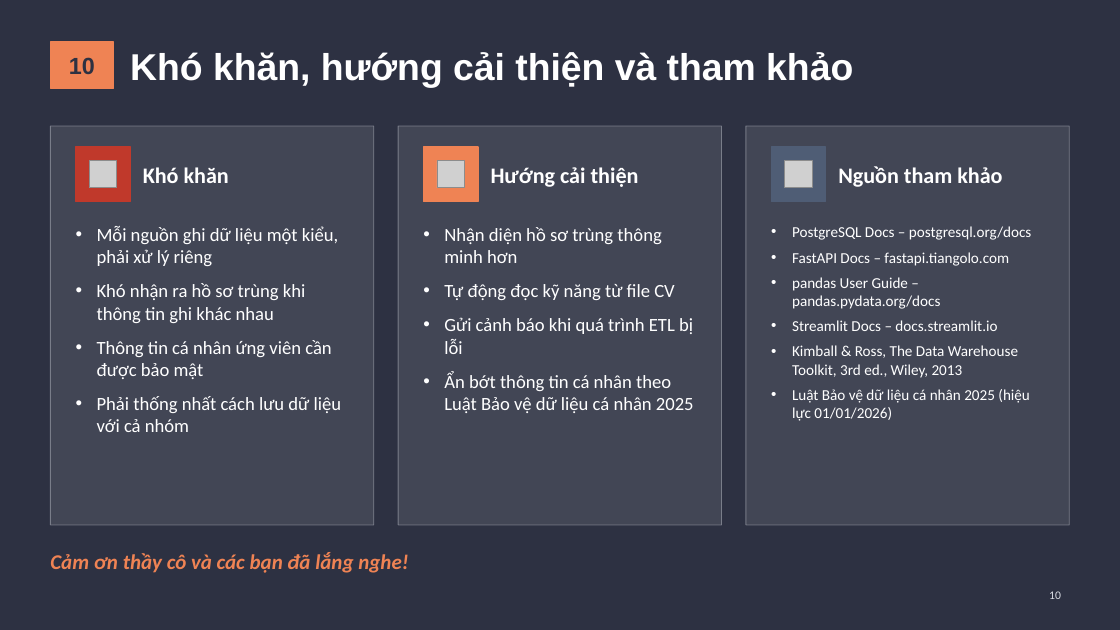
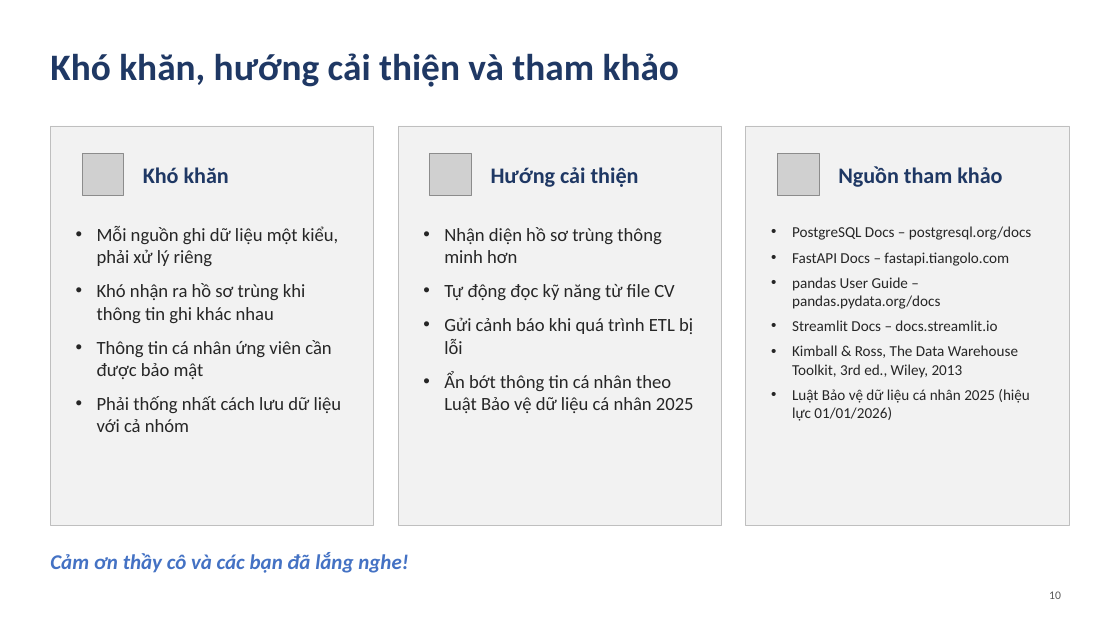
Before and after one commit to PhucHoang3010/Vietnamese-News-Classification, a slide deck: slide 10 of bai_tap_python_nhom8/task1_nguyen_phan_khanh_vy/2431540032_NguyenPhanKhanhVy.pptx. Drawn at 1120x630 pixels with LibreOffice and Linux fonts; fonts in the diff are those of the drawing; grey boxes stand for pictures. Boxes give left, top, right and bottom in pixels: in the first picture for what was removed or moved away, otherwise in the second. Text is boxed around its words. In the diff, an @@ line names an element or a change of style, - is before the commit and + after.

```diff
--- a/bai_tap_python_nhom8/task1_nguyen_phan_khanh_vy/2431540032_NguyenPhanKhanhVy.pptx
+++ b/bai_tap_python_nhom8/task1_nguyen_phan_khanh_vy/2431540032_NguyenPhanKhanhVy.pptx
@@ background #2D3142 to #FFFFFF @@
@@ title "Khó khăn, hướng cải thiện ...": place and size @@
-title "Khó khăn, hướng cải thiện ..." at [130, 52, 853, 87]
+title "Khó khăn, hướng cải thiện ..." at [50, 53, 679, 87]
@@ title "Khó khăn, hướng cải thiện ..." at [50, 53, 679, 87]: font Arial to Calibri, text colour #FFFFFF to #1F3864 @@
@@ rectangle removed at [50, 42, 113, 88] @@
@@ text removed at [69, 57, 95, 74] @@
-10
@@ rectangle removed at [76, 147, 130, 202] @@
@@ rectangle removed at [423, 147, 478, 202] @@
@@ fill #FFFFFF at 10% opacity to #F2F2F2; outline #D9DCE3 0.75 pt to #BFBFBF 0.75 pt in 3 elements at [50, 126, 374, 525], [398, 126, 722, 525], [746, 126, 1070, 525] @@
@@ rectangle removed at [771, 147, 826, 202] @@
@@ text colour #FFFFFF to #1F3864 in 3 elements at [143, 167, 229, 183], [491, 167, 639, 187], [838, 166, 1002, 187] @@
@@ picture added at [82, 154, 124, 195] @@
@@ picture removed at [89, 160, 117, 188] @@
@@ picture added at [430, 154, 471, 195] @@
@@ picture removed at [437, 160, 465, 188] @@
@@ picture added at [778, 154, 819, 195] @@
@@ picture removed at [785, 160, 812, 188] @@
@@ text colour #FFFFFF to #262626 in 3 elements at [97, 226, 342, 432], [444, 227, 694, 413], [792, 226, 1031, 421] @@
@@ text "Cảm ơn thầy cô và ..." at [50, 552, 408, 573]: text colour #EF8354 to #4472C4 @@
@@ page number at [1049, 591, 1061, 599]: text colour #D9DCE3 to #595959 @@
```
Also in this commit, not shown: 9 other slides changed.
